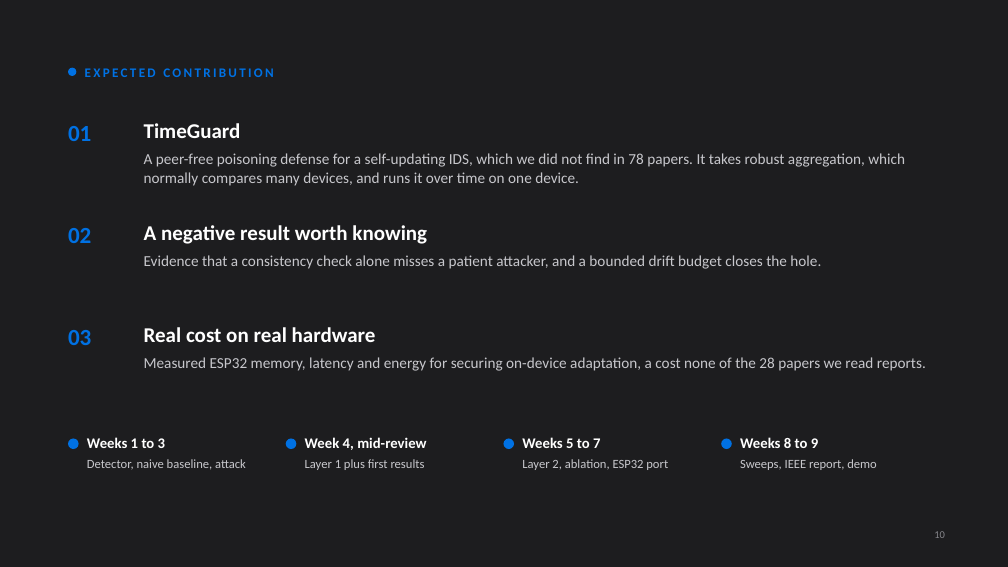
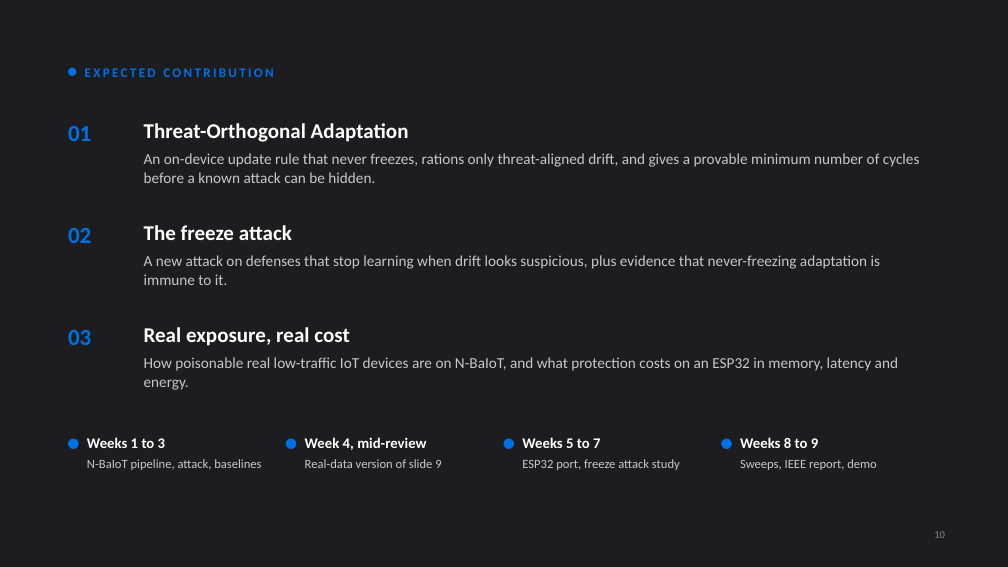
Before and after one commit to IOT-snu/brainstorming, a slide deck: slide 10 of CSD457_First_Presentation.pptx. Drawn at 1008x567 pixels with LibreOffice and Linux fonts; fonts in the diff are those of the drawing. Boxes give left, top, right and bottom in pixels: in the first picture for what was removed or moved away, otherwise in the second. Text is boxed around its words. In the diff, an @@ line names an element or a change of style, - is before the commit and + after.

```diff
--- a/CSD457_First_Presentation.pptx
+++ b/CSD457_First_Presentation.pptx
@@ text at <box>144,123,409,142</box>: text changed @@
-TimeGuard
+Threat-Orthogonal Adaptation
@@ text at <box>144,153,920,183</box>: text changed @@
-A peer-free poisoning defense for a self-updating IDS, which we did not find in 78 papers. It takes robust aggregation, which normally compares many devices, and runs it over time on one device.
+An on-device update rule that never freezes, rations only threat-aligned drift, and gives a provable minimum number of cycles before a known attack can be hidden.
@@ text at <box>144,225,292,240</box>: text changed @@
-A negative result worth knowing
+The freeze attack
@@ text at <box>144,255,880,285</box>: text changed @@
-Evidence that a consistency check alone misses a patient attacker, and a bounded drift budget closes the hole.
+A new attack on defenses that stop learning when drift looks suspicious, plus evidence that never-freezing adaptation is immune to it.
@@ text at <box>144,327,349,346</box>: text changed @@
-Real cost on real hardware
+Real exposure, real cost
@@ text at <box>144,357,898,390</box>: text changed @@
-Measured ESP32 memory, latency and energy for securing on-device adaptation, a cost none of the 28 papers we read reports.
+How poisonable real low-traffic IoT devices are on N-BaIoT, and what protection costs on an ESP32 in memory, latency and energy.
@@ text at <box>87,459,261,470</box>: text changed @@
-Detector, naive baseline, attack
+N-BaIoT pipeline, attack, baselines
@@ text at <box>305,459,441,468</box>: text changed @@
-Layer 1 plus first results
+Real-data version of slide 9
@@ text at <box>522,459,680,470</box>: text changed @@
-Layer 2, ablation, ESP32 port
+ESP32 port, freeze attack study
```
Also in this commit, not shown: 6 other slides changed, 1 slide added, 1 slide removed, 7 other files.
